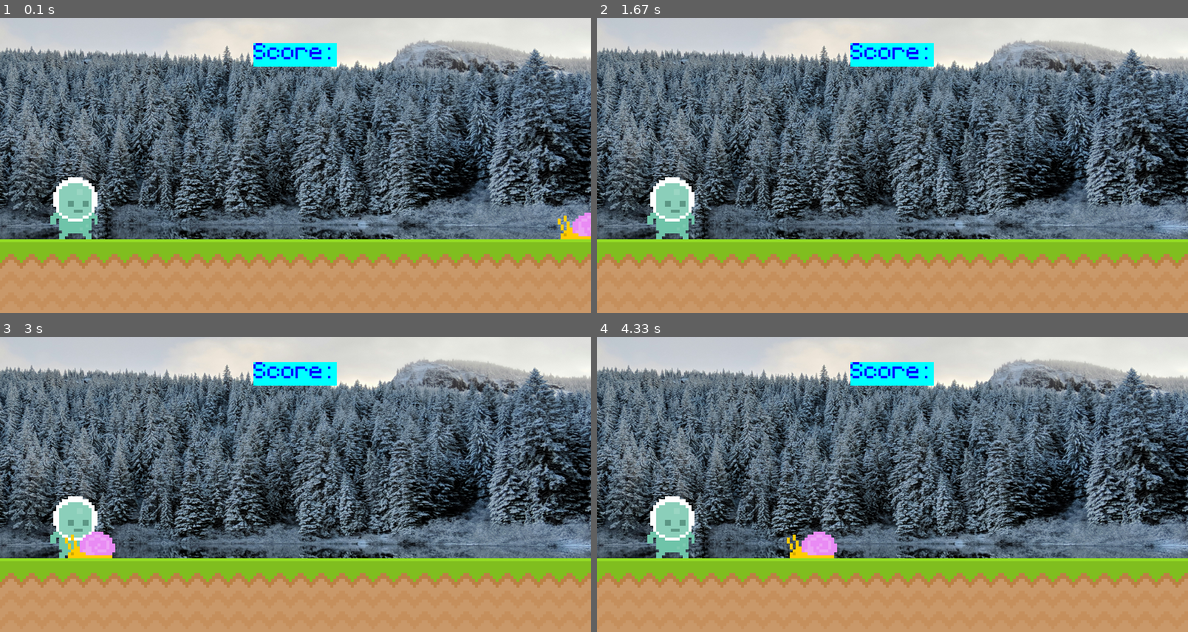
Above: before the commit, frames 1-4 (two rows, left to right).
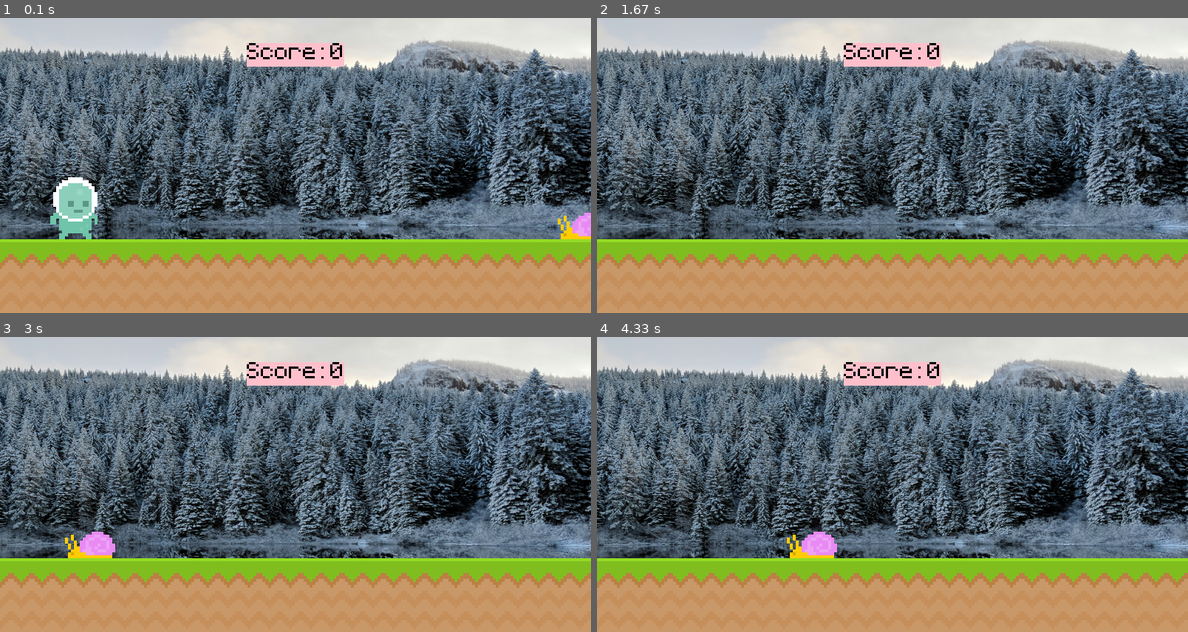
Above: after the commit, the same moments.

Repository: danzzzg1432/2025-major-work
Game: pygame game, started from learning_pygame/anotha.py
The game is run twice, just before and just after one commit, with the same random seed, the same clock (stepped at 60 frames per second) and the same inputs.
Inputs:
- Up to frame 1 (0.1 s): no input
- Up to frame 2 (1.67 s): tap Space at 0.33, 0.73, 1.03, 1.23 s
- Up to frame 3 (3 s): tap Space at 2.07, 2.37, 2.63 s
- Up to frame 4 (4.33 s): tap Space at 3.4, 3.8, 4.1 s

The runs differ from the first frame. In frame 1, 1.3% of the frame differs, in the area x 41-59%, y 8-17%; in frame 2, 2.6%, in the area x 8-59%, y 8-75%; in frame 3, 2.4%; in frame 4, 2.6%.

Commit message:
major work friday 7th march

Diff:
--- /dev/null
+++ b/Tutor Tycoon/game_classes.py
@@ -0,0 +1,24 @@
+import pygame
+
+# Colours (duplicated here for convenience when creating objects)
+WHITE = (255, 255, 255)
+BLACK = (0, 0, 0)
+GRAY = (200, 200, 200)
+DARK_GRAY = (150, 150, 150)
+
+class Button:
+    def __init__(self, x, y, width, height, text, color, font, text_color):
+        self.rect = pygame.Rect(x, y, width, height)
+        self.text = text
+        self.color = color
+        self.font = font
+        self.text_color = text_color
+
+    def draw(self, screen):
+        pygame.draw.rect(screen, self.color, self.rect, border_radius=10)
+        text_surf = self.font.render(self.text, True, self.text_color)
+        text_rect = text_surf.get_rect(center=self.rect.center)
+        screen.blit(text_surf, text_rect)
+
+    def is_hovered(self, pos):
+        return self.rect.collidepoint(pos)
--- /dev/null
+++ b/Tutor Tycoon/game_constants.py
@@ -0,0 +1,42 @@
+# Screen settings
+SCREEN_WIDTH = 800
+SCREEN_HEIGHT = 600
+GAME_TITLE = "Idle Tutor Tycoon"
+FPS = 60
+
+# Colours (RGB values)
+WHITE = (255, 255, 255)
+BLACK = (0, 0, 0)
+GRAY = (200, 200, 200)
+DARK_GRAY = (150, 150, 150)
+RED = (255, 0, 0)
+GREEN = (0, 255, 0)
+BLUE = (0, 0, 255)
+YELLOW = (255, 255, 0)
+
+# UI settings
+DEFAULT_FONT_SIZE = 40
+BUTTON_WIDTH = 250
+BUTTON_HEIGHT = 60
+BUTTON_SPACING = 20
+BUTTON_BORDER_RADIUS = 10
+
+# Game settings
+STARTING_MONEY = 1000
+STARTING_LEVEL = 1
+STARTING_REPUTATION = 0
+
+# File paths
+ASSETS_DIR = "assets"
+IMAGES_DIR = f"{ASSETS_DIR}/images"
+SOUNDS_DIR = f"{ASSETS_DIR}/sounds"
+SAVE_DIR = "savestates"
+
+# Save/load settings
+SAVE_FILE_NAME = "save_data.json"
+
+# Game states
+MAIN_MENU = "main_menu"
+GAME_RUNNING = "game_running"
+SETTINGS_MENU = "settings_menu"
+PAUSE_MENU = "pause_menu"
--- /dev/null
+++ b/Tutor Tycoon/init.py
@@ -0,0 +1 @@
+# hi
--- a/Tutor Tycoon/main.py
+++ b/Tutor Tycoon/main.py
@@ -1,11 +1,60 @@
-import pygame as PG
-import sys
-import random
-import time
-import math
-import os
-import json
-# Legend:
-# PG = Pygame
+import pygame
+from game_constants import *  # Import all constants
+from game_classes import *
 
-PG.init()
+# Initialise pygame
+pygame.init()
+
+# Screen dimensions
+screen = pygame.display.set_mode((SCREEN_WIDTH, SCREEN_HEIGHT))
+pygame.display.set_caption(f"{GAME_TITLE} - Main Menu")
+
+# Importing fonts, none as of right now
+font = pygame.font.Font(None, DEFAULT_FONT_SIZE)
+
+# Background (haven't designed yet)
+# background = pygame.image.load(f"{IMAGES_DIR}/background.png")
+
+# Define buttons based on storyboard layout
+button_x = SCREEN_WIDTH // 2 - BUTTON_WIDTH // 2
+
+buttons = [
+    Button(button_x, 200, BUTTON_WIDTH, BUTTON_HEIGHT, "Start Game", GRAY, font, BLACK),
+    Button(button_x, 280, BUTTON_WIDTH, BUTTON_HEIGHT, "Load Game", GRAY, font, BLACK),
+    Button(button_x, 360, BUTTON_WIDTH, BUTTON_HEIGHT, "Settings", GRAY, font, BLACK),
+    Button(button_x, 440, BUTTON_WIDTH, BUTTON_HEIGHT, "Quit", GRAY, font, BLACK)
+]
+
+# Main loop
+game_state = MAIN_MENU
+running = True
+clock = pygame.time.Clock()
+
+while running:
+    screen.fill(WHITE)  # Set background colour (Replace with actual background image later)
+    # screen.blit(background, (0, 0))
+
+    mouse_pos = pygame.mouse.get_pos()
+
+    for event in pygame.event.get():
+        if event.type == pygame.QUIT:
+            running = False
+        elif event.type == pygame.MOUSEBUTTONDOWN:
+            for button in buttons:
+                if button.is_hovered(mouse_pos):
+                    if button.text == "Quit":
+                        running = False
+                    # other buttons will be added later
+
+    # Draw buttons and change colour on hover
+    for button in buttons:
+        if button.is_hovered(mouse_pos):
+            button.color = DARK_GRAY
+        else:
+            button.color = GRAY
+        button.draw(screen)
+
+    pygame.display.flip()
+    clock.tick(FPS)  # Control game speed
+
+pygame.quit()
--- a/learning_pygame/anotha.py
+++ b/learning_pygame/anotha.py
@@ -4,7 +4,7 @@
 
 # -------
 fps = pygame.time.Clock()
-
+player_gravity = 0
 
 # initialising images
 screen = pygame.display.set_mode((800,400))
@@ -14,7 +14,7 @@
 player1 = pygame.image.load("graphics/Player/player_walk_1.png").convert_alpha()
 snail = pygame.image.load("graphics/snail/snail1.png").convert_alpha()
 font = pygame.font.Font("font/Pixeltype.ttf", 50)
-score_surf = font.render("Score: ", True, 'Blue')
+score_surf = font.render("Score: 0", False, 'Black')
 # player2 = pygame.image.load("graphics/Player/player_walk_2.png")
 
 
@@ -23,23 +23,41 @@
 ground_rect = ground.get_frect(topleft = (0,300))
 player_rect = player1.get_frect(midbottom = (100,300))
 snail_rect = snail.get_frect(bottomleft = (800, 300))
-score_rect = score_surf.get_frect(center = (400, 50))
+score_rect = score_surf.get_rect(center = (400, 50))
 
 # game loop
 while True:
     for i in pygame.event.get():
-        if i.type == pygame.QUIT:
-            sys.exit()
+        if i.type == pygame.QUIT: sys.exit()
+        # if i.type == pygame.K_ESCAPE: sys.exit()
+        if i.type == pygame.KEYDOWN and i.key == pygame.K_ESCAPE: sys.exit()
+        if i.type == pygame.KEYDOWN and i.key == pygame.K_SPACE: player_gravity = -20
+
+
 
 
     screen.blit(background_img,(0,-100))
     screen.blit(ground, ground_rect)
+
+    player_gravity += 1
     screen.blit(player1, player_rect)
+    player_rect.y += player_gravity
+    if player_rect.bottom >= 300: player_rect.bottom = 300
+
+
     screen.blit(snail, snail_rect)
-    pygame.draw.rect(screen, (0,255,255), score_rect)
+    pygame.draw.rect(screen, "Pink", score_rect)
+    pygame.draw.rect(screen, 'Pink', score_rect, 15, 4)
     screen.blit(score_surf, score_rect)
+
     snail_rect.x -= 8.88888
     if snail_rect.right < 0: snail_rect.left = 800
+
+    pygame.key.get_pressed() # essentially an object that checks over ALL the keys and sees if any are being pressed
+    # however, to actually use it, you must create a dictionary first and you can sorta "call" the key.
+    # keys = pygame.key.get_pressed()
+    # if keys[pygame.K_SPACE]:
+
     # if snail_rect.colliderect(player_rect): sys.exit()
     pygame.display.flip()
     fps.tick(60)
--- a/learning_pygame/runner_video.py
+++ b/learning_pygame/runner_video.py
@@ -277,4 +277,4 @@
 		else: screen.blit(score_message,score_message_rect)
 
 	pygame.display.update()
-	clock.tick(60)
+	clock.tick(600)
--- /dev/null
+++ b/learning_pygame/test.py
@@ -0,0 +1,3 @@
+import math
+
+print(math.factorial(100))
Binary file added: Tutor Tycoon/assets/images/Idle Tutor Tycoon Logo.png
Empty file added: Tutor Tycoon/savestates/save_data.json
Empty file removed: Tutor Tycoon/tutor.py
Not shown, changed: .DS_Store
